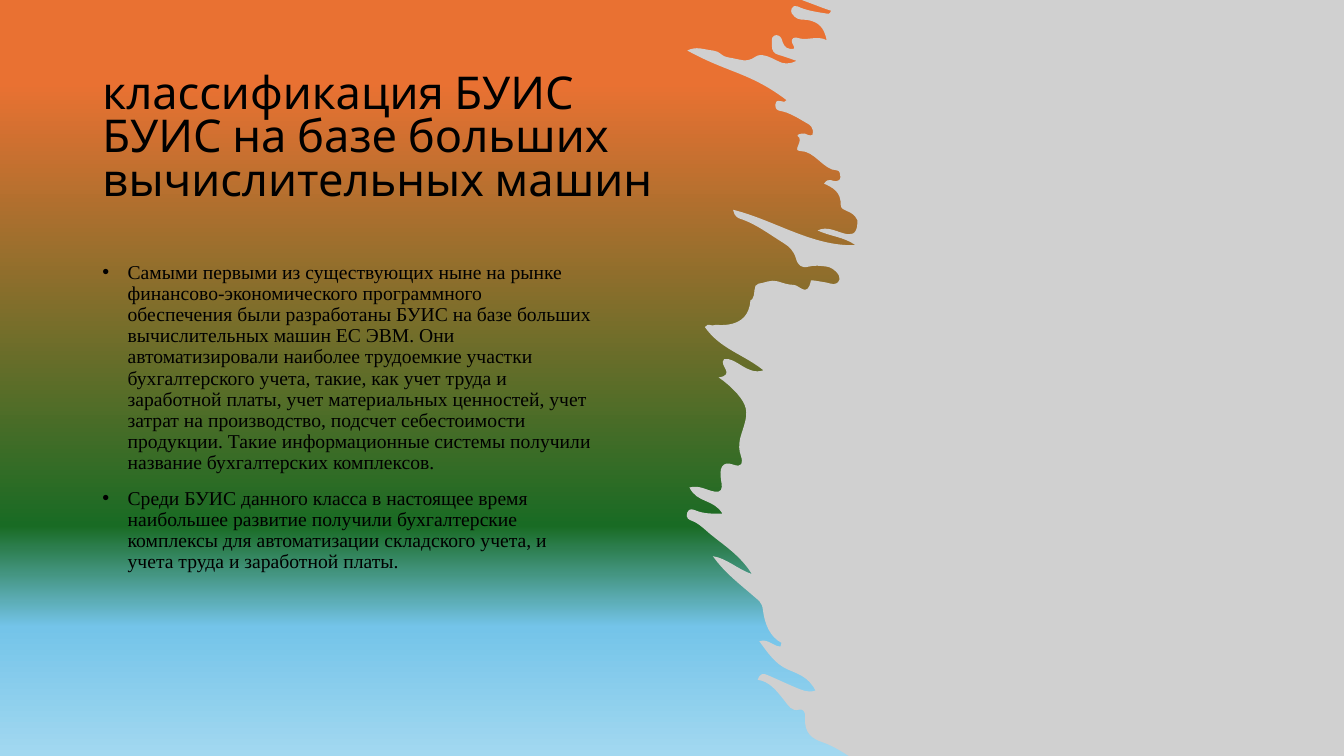
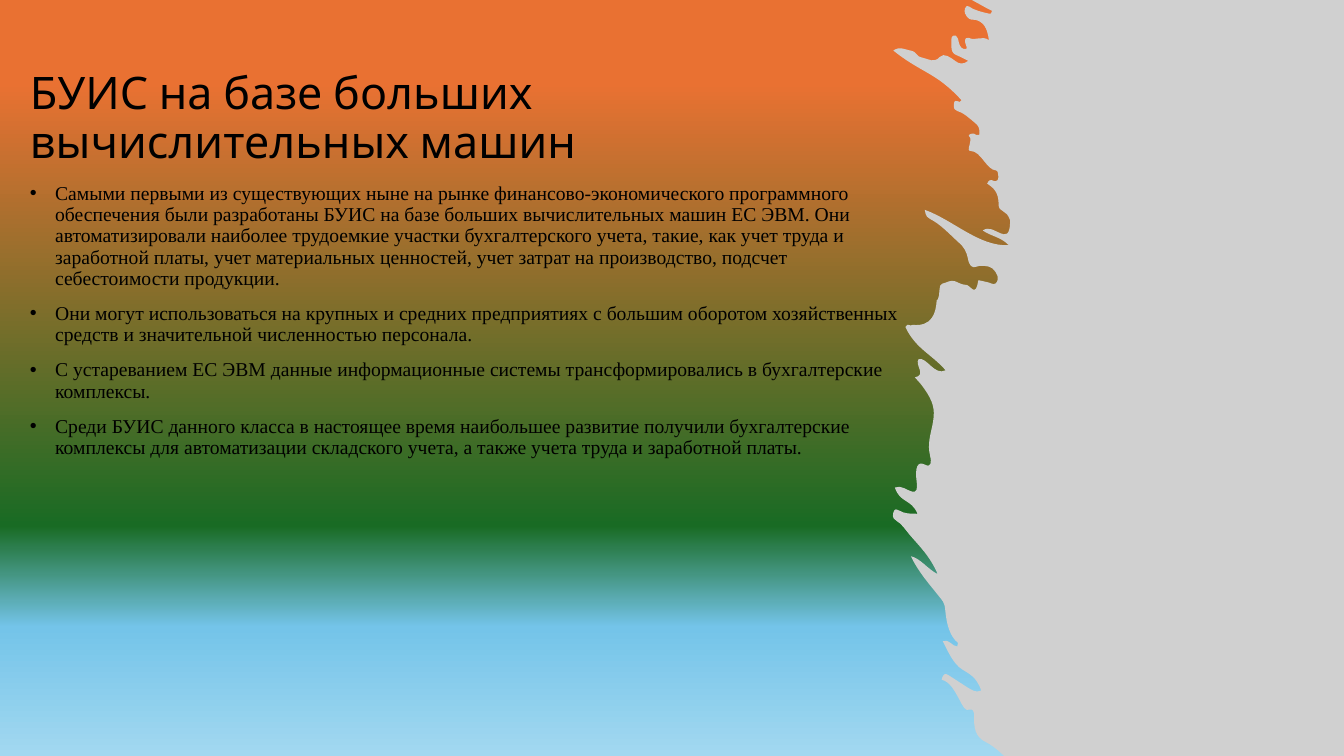
Before and after one commit to Di-Liks/Classification-of-BUIS, a slide deck: slide 5 of классификация БУИС.pptx (slide 6 before the commit). Drawn at 1344x756 pixels with LibreOffice and Linux fonts; fonts in the diff are those of the drawing; grey boxes stand for pictures. Boxes give left, top, right and bottom in pixels: in the first picture for what was removed or moved away, otherwise in the second. Text is boxed around its words. In the diff, an @@ line names an element or a change of style, - is before the commit and + after.

```diff
--- a/классификация БУИС.pptx
+++ b/классификация БУИС.pptx
@@ picture: place and size @@
-picture at box(687, 0, 1344, 756)
+picture at box(893, 0, 1344, 756)
@@ title at box(30, 75, 576, 159): text changed; size 32.3 to 32 pt @@
-классификация БУИС
-БУИС на базе больших вычислительных машин
+БУИС на базе больших вычислительных машин
@@ text at box(55, 186, 897, 458): text changed @@
-• Самыми первыми из существующих ныне на рынке финансово-экономического программного обеспечения были разработаны БУИС на базе больших вычислительных машин ЕС ЭВМ. Они автоматизировали наиболее трудоемкие участки бухгалтерского учета, такие, как учет труда и заработной платы, учет материальных ценностей, учет затрат на производство, подсчет себестоимости продукции. Такие информационные системы получили название бухгалтерских комплексов.
-• Среди БУИС данного класса в настоящее время наибольшее развитие получили бухгалтерские комплексы для автоматизации складского учета, и учета труда и заработной платы.
+• Самыми первыми из существующих ныне на рынке финансово-экономического программного обеспечения были разработаны БУИС на базе больших вычислительных машин ЕС ЭВМ. Они автоматизировали наиболее трудоемкие участки бухгалтерского учета, такие, как учет труда и заработной платы, учет материальных ценностей, учет затрат на производство, подсчет себестоимости продукции.
+• Они могут использоваться на крупных и средних предприятиях с большим оборотом хозяйственных средств и значительной численностью персонала.
+• С устареванием ЕС ЭВМ данные информационные системы трансформировались в бухгалтерские комплексы.
+• Среди БУИС данного класса в настоящее время наибольшее развитие получили бухгалтерские комплексы для автоматизации складского учета, а также учета труда и заработной платы.
```
Also in this commit, not shown: 9 other slides changed, 1 slide removed, 1 other file.
